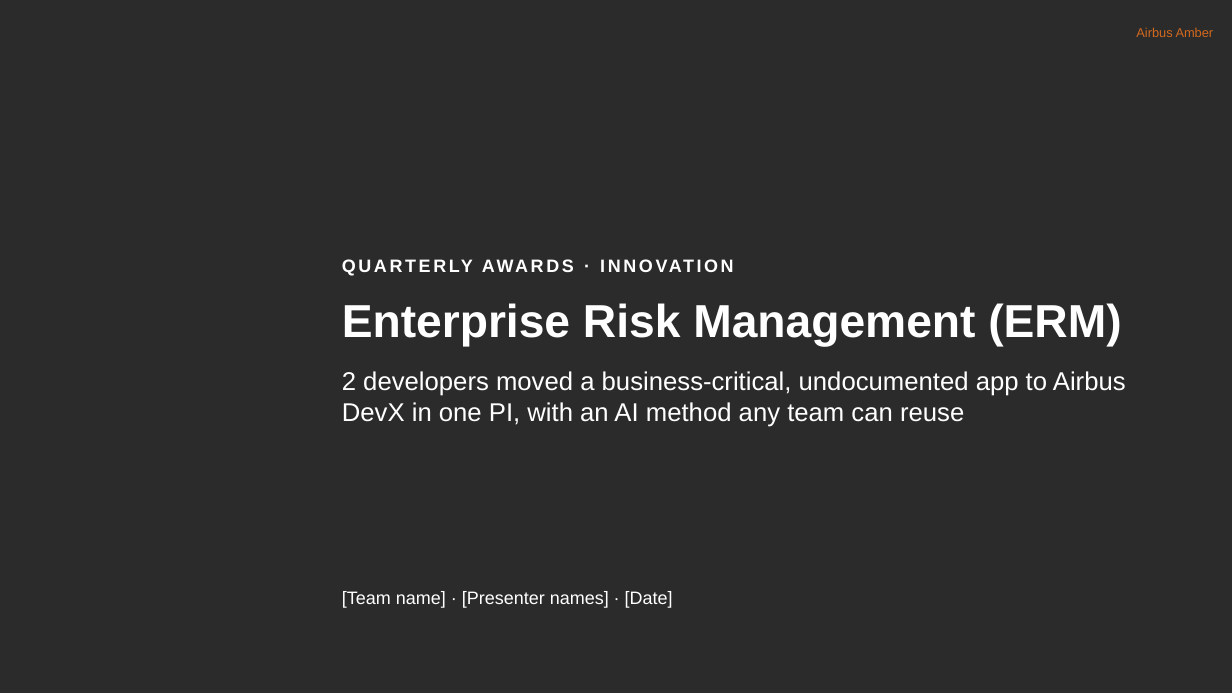
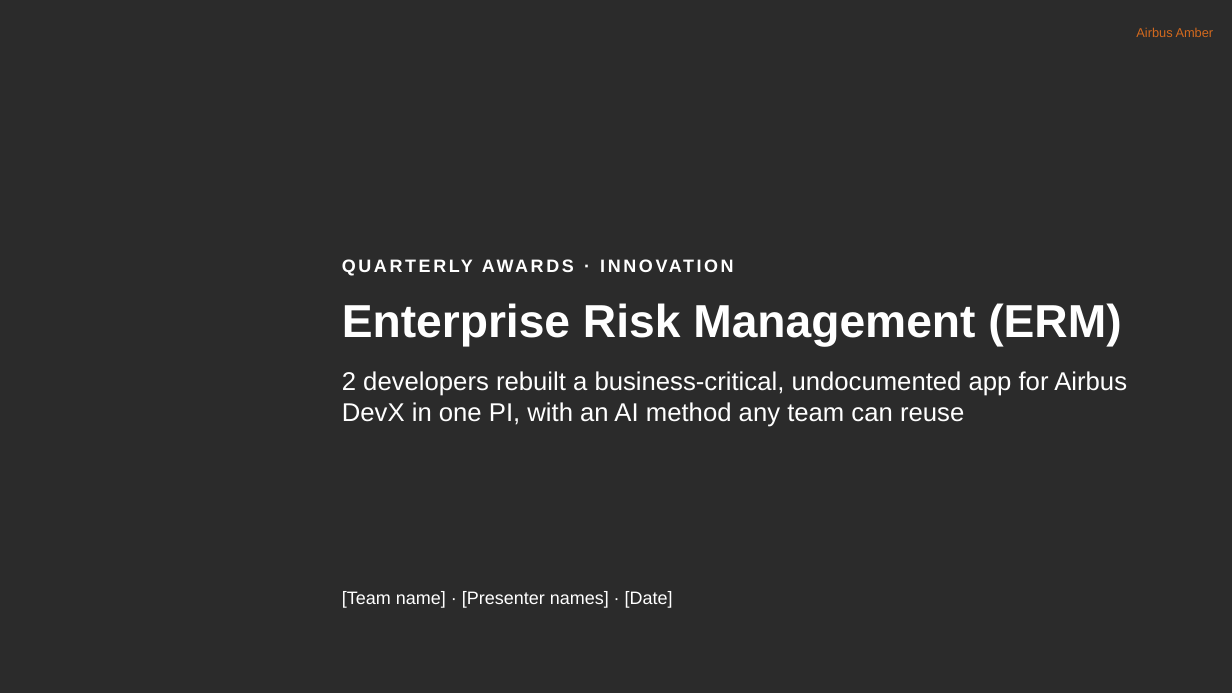
Before and after one commit to nithinram97/archify, a slide deck: slide 1 of erm-migration/docs/ERM-Migration-Jury-Pitch-v2.pptx. Drawn at 1232x693 pixels with LibreOffice and Linux fonts; fonts in the diff are those of the drawing; background and template pictures are left out; a plain dark background stands for a picture behind light text. Boxes give left, top, right and bottom in pixels: in the first picture for what was removed or moved away, otherwise in the second. Text is boxed around its words. In the diff, an @@ line names an element or a change of style, - is before the commit and + after.

```diff
--- a/erm-migration/docs/ERM-Migration-Jury-Pitch-v2.pptx
+++ b/erm-migration/docs/ERM-Migration-Jury-Pitch-v2.pptx
@@ text at [342,371,1127,427]: text changed @@
-2 developers moved a business-critical, undocumented app to Airbus DevX in one PI, with an AI method any team can reuse
+2 developers rebuilt a business-critical, undocumented app for Airbus DevX in one PI, with an AI method any team can reuse
```
Also in this commit, not shown: 3 other slides changed, 1 other file.
